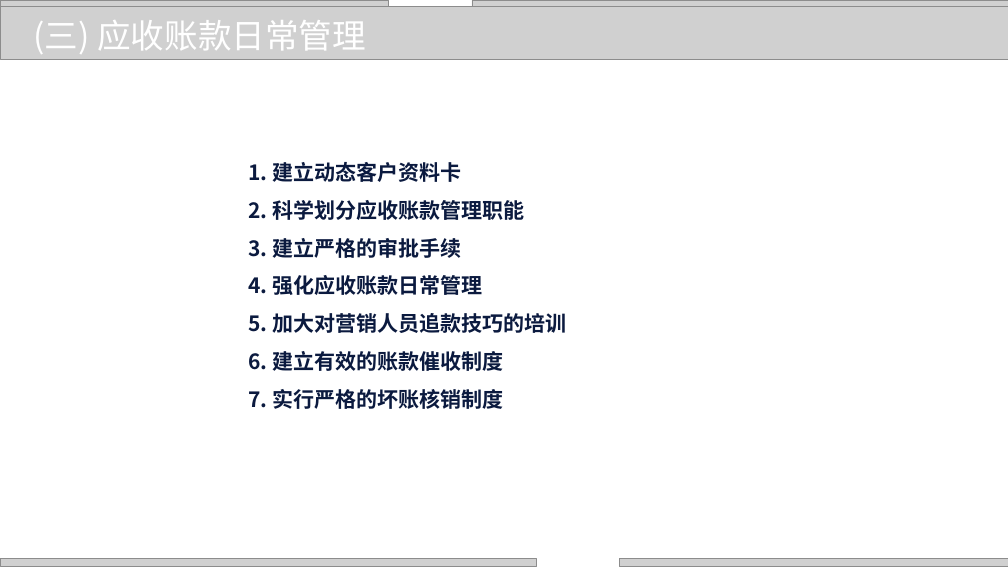
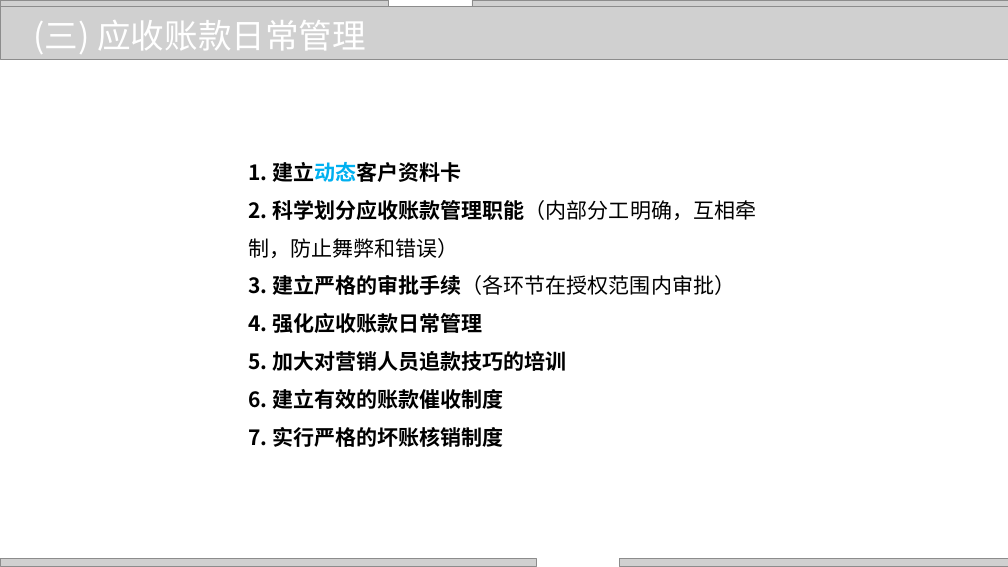
Before and after one commit to zhangjianzhang/internet_credit, a slide deck: slide 5 of files/slides/lecture_11.pptx. Drawn at 1008x567 pixels with LibreOffice and Linux fonts; fonts in the diff are those of the drawing; grey boxes stand for pictures; background and template pictures are left out. Boxes give left, top, right and bottom in pixels: in the first picture for what was removed or moved away, otherwise in the second. Text is boxed around its words. In the diff, an @@ line names an element or a change of style, - is before the commit and + after.

```diff
--- a/files/slides/lecture_11.pptx
+++ b/files/slides/lecture_11.pptx
@@ text at box(248, 162, 566, 447): text colour #0B1A3F to #000000 in "1. 建立动态客户资料卡", "4. 强化应收账款日常管理", "5. 加大对营销人员追款技巧的培训", "6. 建立有效的账款催收制度" and 1 more places; text colour #0B1A3F to #00B0F0 in "建立动态客户资料卡" @@
@@ text at box(248, 200, 756, 295): text changed; text colour #0B1A3F to #000000; bold off @@
-2. 科学划分应收账款管理职能
-3. 建立严格的审批手续
+2. 科学划分应收账款管理职能（内部分工明确，互相牵制，防止舞弊和错误）
+3. 建立严格的审批手续（各环节在授权范围内审批）
```
Also in this commit, not shown: 23 other slides changed, 5 other files.
